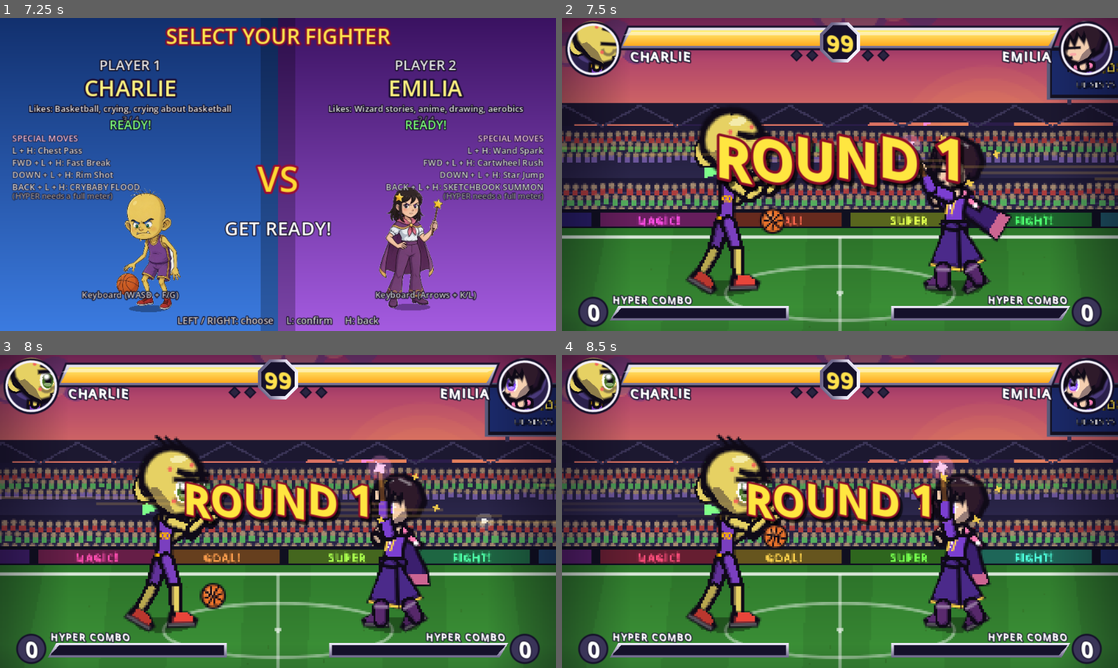
Above: before the commit, frames 1-4 (two rows, left to right).
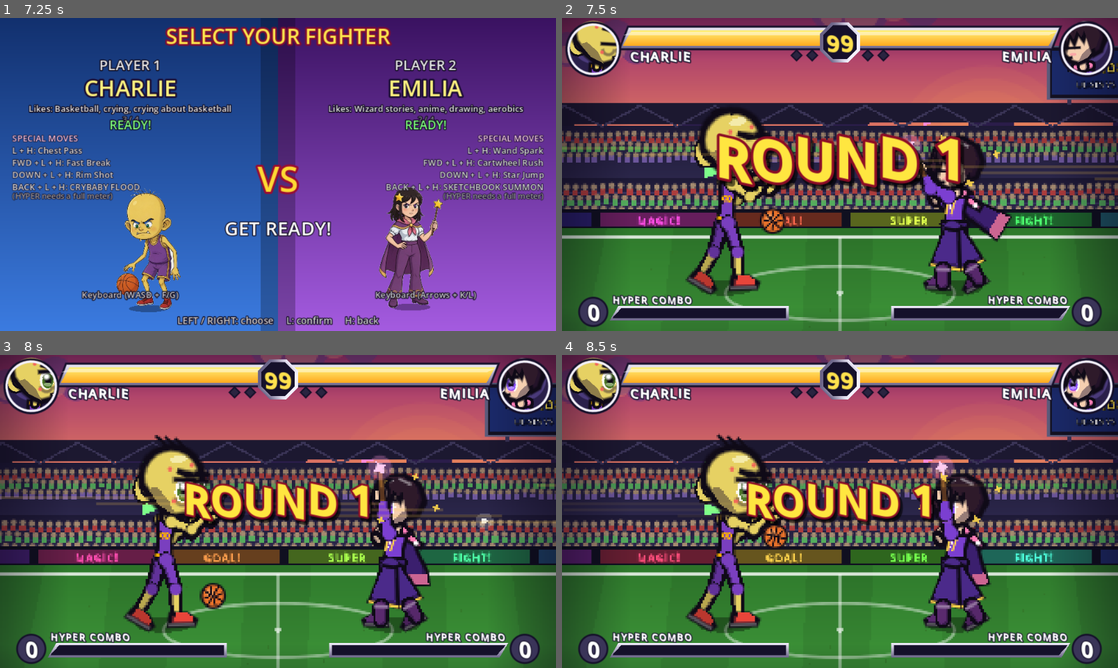
Above: after the commit, the same moments.

Repository: timoteoponce/fighting-game
Game: Godot game, scene res://scenes/main.tscn
The game is run twice, just before and just after one commit, with the same random seed, the same clock (stepped at 60 frames per second) and the same inputs.
Inputs:
- Up to frame 1 (7.25 s): tap Enter at 0.5, 4.35 s; hold W 0.53-2.03 s; tap F at 0.6, 6.6 s; tap G at 1.35 s; hold A 2.03-3.53 s; tap 1 at 2.1 s; tap K at 2.85 s; hold S 3.53-4.28 s; tap L at 3.6 s; hold D 4.28-5.03 s; hold W 5.03-5.78 s; tap Backspace at 5.1 s; hold D from 5.78 s (still down); tap R at 5.85 s
- Up to frame 2 (7.5 s): keep holding D; tap G at 7.35 s
- Up to frame 3 (8 s): keep holding D
- Up to frame 4 (8.5 s): release D at 8.03 s; hold S from 8.03 s (still down); tap 1 at 8.1 s

Frame 1 is identical in both runs. In frame 2, 0.5% of the frame differs, in the area x 26-74%, y 51-77%; in frame 3, 0.5%; in frame 4, 0.5%, in the area x 26-72%, y 48-77%.

Commit message:
Connect limb joints so the match body reads as one figure.
The match stays the code-drawn fighter, which moves every frame. A fill at the shoulder, elbow, hip, and knee covers the ink ring between limb capsules. Menu portraits stay the paintings.

Diff:
--- a/scripts/fighter/fighter_renderer.gd
+++ b/scripts/fighter/fighter_renderer.gd
@@ -250,19 +250,23 @@
 	# Back arm and leg: darker, they're further away.
 	part(s["sh_b"], s["elb_b"], 8.0 * b, 7.0 * b, dk(c["sleeve"]))
 	part(s["elb_b"], s["hand_b"], 6.5 * b, 5.5 * b, dk(c["forearm"]))
+	_weld_arm(s, "b", b, dk(c["sleeve"]))
 	fist(s["hand_b"], dk(c["hands"]), s["hand_b"] - s["elb_b"])
 	part(s["hip_b"], s["knee_b"], 11.0 * b, 8.5 * b, dk(c["pants"]))
 	part(s["knee_b"], s["foot_b"], 8.5 * b, 6.5 * b, dk(c["legs"]))
+	_weld_leg(s, "b", b, dk(c["pants"]))
 	shoe(s["foot_b"], s["foot_dir_b"], dk(c["shoes"]))
 	torso(s)
 	def.draw_torso(self, s)
 	part(s["hip_f"], s["knee_f"], 11.0 * b, 8.5 * b, c["pants"])
 	part(s["knee_f"], s["foot_f"], 8.5 * b, 6.5 * b, c["legs"])
+	_weld_leg(s, "f", b, c["pants"])
 	shoe(s["foot_f"], s["foot_dir_f"], c["shoes"])
 	def.draw_over_legs(self, s)
 	_draw_head(s)
 	part(s["sh_f"], s["elb_f"], 8.0 * b, 7.0 * b, c["sleeve"])
 	part(s["elb_f"], s["hand_f"], 6.5 * b, 5.5 * b, c["forearm"])
+	_weld_arm(s, "f", b, c["sleeve"])
 	fist(s["hand_f"], c["hands"], s["hand_f"] - s["elb_f"])
 	def.draw_props(self, s)
 	_draw_emotes(s)
@@ -432,6 +436,21 @@
 	for i in 7:
 		pts.append(a + Vector2.from_angle(base - PI * 0.5 - PI * i / 6.0) * r1)
 	return pts
+
+
+## Cover the ink ring where two capsules meet, so a limb reads as one tube.
+func weld(p: Vector2, r: float, col: Color) -> void:
+	draw_circle(p, r + INK * 0.45, col, true, -1.0, true)
+
+
+func _weld_arm(s: Dictionary, side: String, b: float, col: Color) -> void:
+	weld(s["elb_" + side], 3.5 * b, col)
+	weld(s["sh_" + side], 4.0 * b, col)
+
+
+func _weld_leg(s: Dictionary, side: String, b: float, col: Color) -> void:
+	weld(s["knee_" + side], 4.25 * b, col)
+	weld(s["hip_" + side], 5.5 * b, col)
 
 
 ## A cel-shaded tapered limb: outline, shadow, lit side and a highlight.
Not shown, changed: README.md
